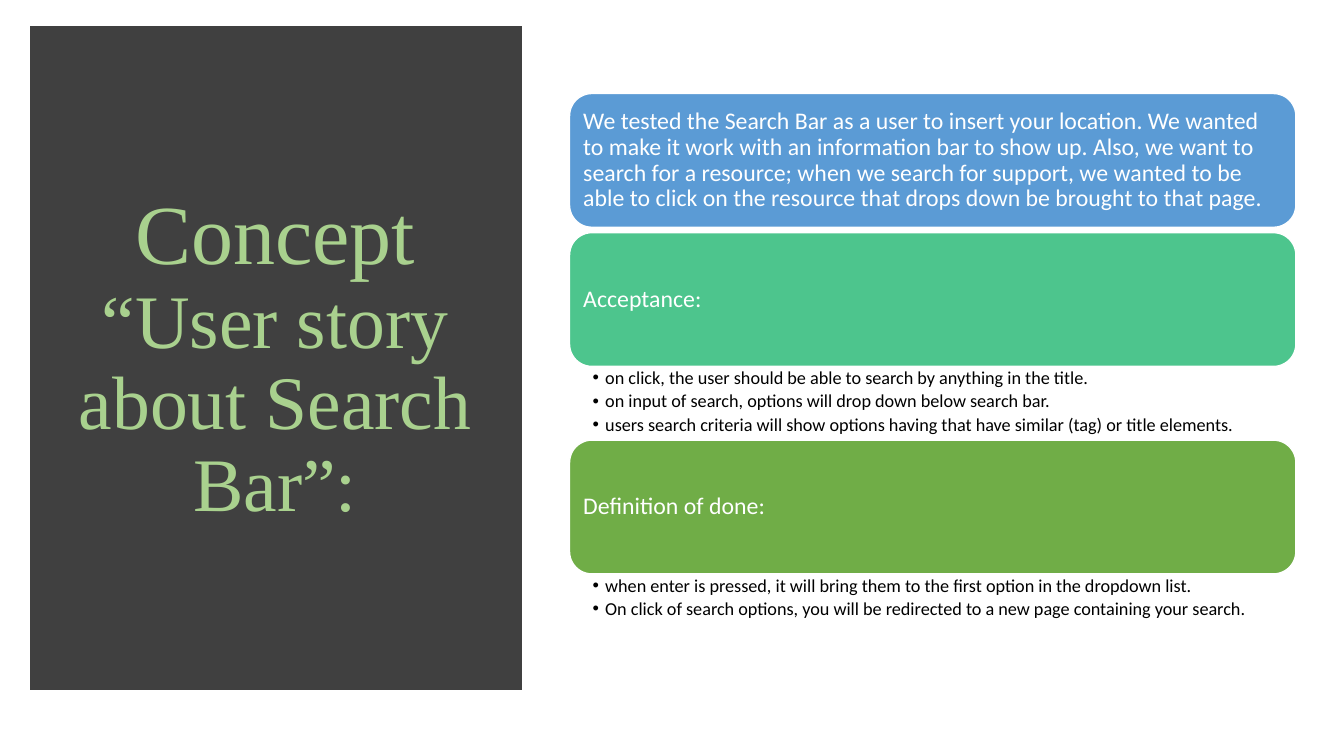
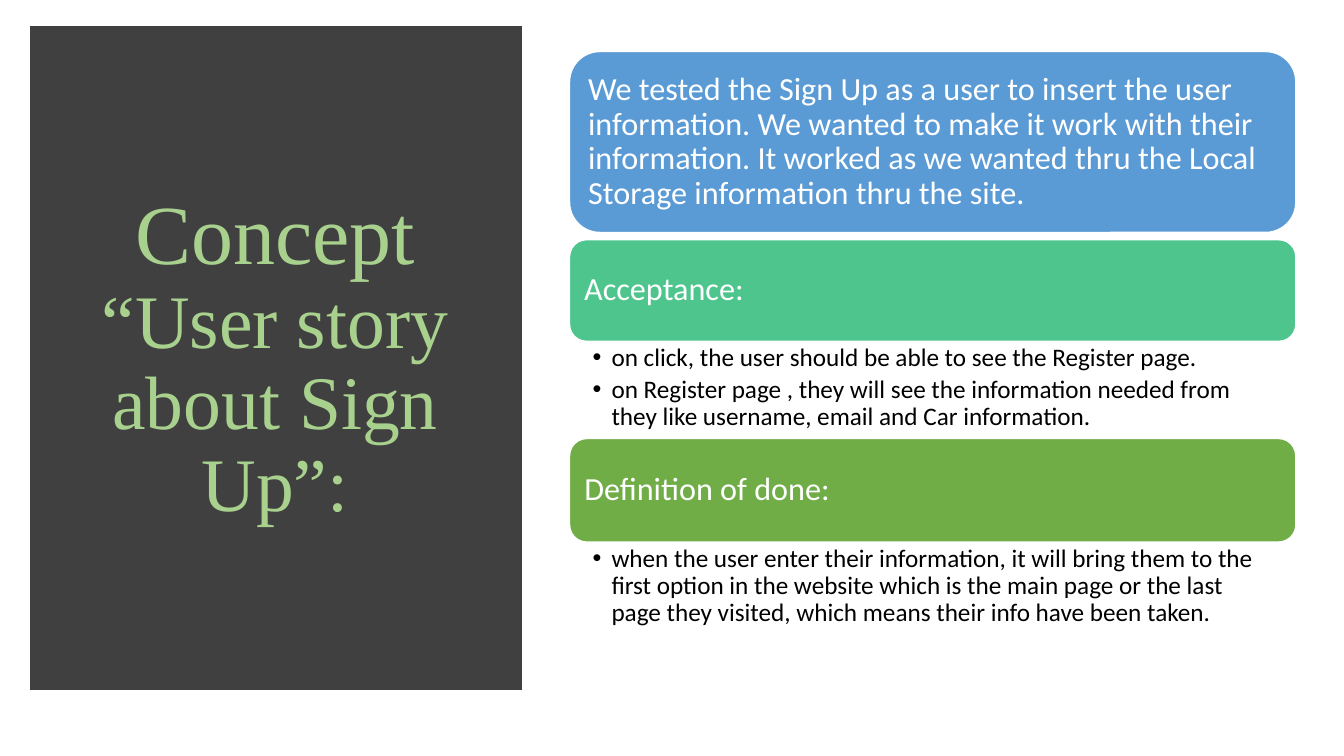
Before and after one commit to Yousiadel/Park-Me-Site, a slide deck: slide 5 of Project 1 for Group2 Parking Site.pptx. Drawn at 1344x756 pixels with LibreOffice and Linux fonts; fonts in the diff are those of the drawing. Boxes give left, top, right and bottom in pixels: in the first picture for what was removed or moved away, otherwise in the second. Text is boxed around its words. In the diff, an @@ line names an element or a change of style, - is before the commit and + after.

```diff
--- a/Project 1 for Group2 Parking Site.pptx
+++ b/Project 1 for Group2 Parking Site.pptx
@@ rounded rectangle resized from (x1=570, y1=94, x2=1297, y2=228) to (x1=570, y1=51, x2=1297, y2=233) @@
@@ text at (x1=588, y1=77, x2=1256, y2=210): text changed; size 17 to 23 pt @@
-We tested the Search Bar as a user to insert your location. We wanted to make it work with an information bar to show up. Also, we want to search for a resource; when we search for support, we wanted to be able to click on the resource that drops down be brought to that page.
+We tested the Sign Up as a user to insert the user information. We wanted to make it work with their information. It worked as we wanted thru the Local Storage information thru the site.
@@ title at (x1=102, y1=208, x2=448, y2=526): text changed @@
-Concept “User story about Search Bar”:
+Concept “User story about Sign Up”:
@@ rounded rectangle resized from (x1=570, y1=233, x2=1297, y2=367) to (x1=570, y1=240, x2=1297, y2=342) @@
@@ text "Acceptance:" at (x1=584, y1=279, x2=744, y2=305): size 17 to 23 pt; more space between paragraphs @@
@@ text at (x1=612, y1=348, x2=1229, y2=429): text changed; size 13 to 18 pt @@
-  • on click, the user should be able to search by anything in the title.
-  • on input of search, options will drop down below search bar.
-  • users search criteria will show options having that have similar (tag) or title elements.
+  • on click, the user should be able to see the Register page.
+  • on Register page , they will see the information needed from they like username, email and Car information.
@@ rounded rectangle resized from (x1=570, y1=441, x2=1297, y2=575) to (x1=570, y1=439, x2=1297, y2=542) @@
@@ text "Definition of done:" at (x1=584, y1=477, x2=829, y2=500): size 17 to 23 pt; more space between paragraphs @@
@@ text at (x1=612, y1=549, x2=1252, y2=626): text changed; size 13 to 18 pt @@
-  • when enter is pressed, it will bring them to the first option in the dropdown list.
-  • On click of search options, you will be redirected to a new page containing your search.
+  • when the user enter their information, it will bring them to the first option in the website which is the main page or the last page they visited, which means their info have been taken.
```
Also in this commit, not shown: 7 other slides changed.
